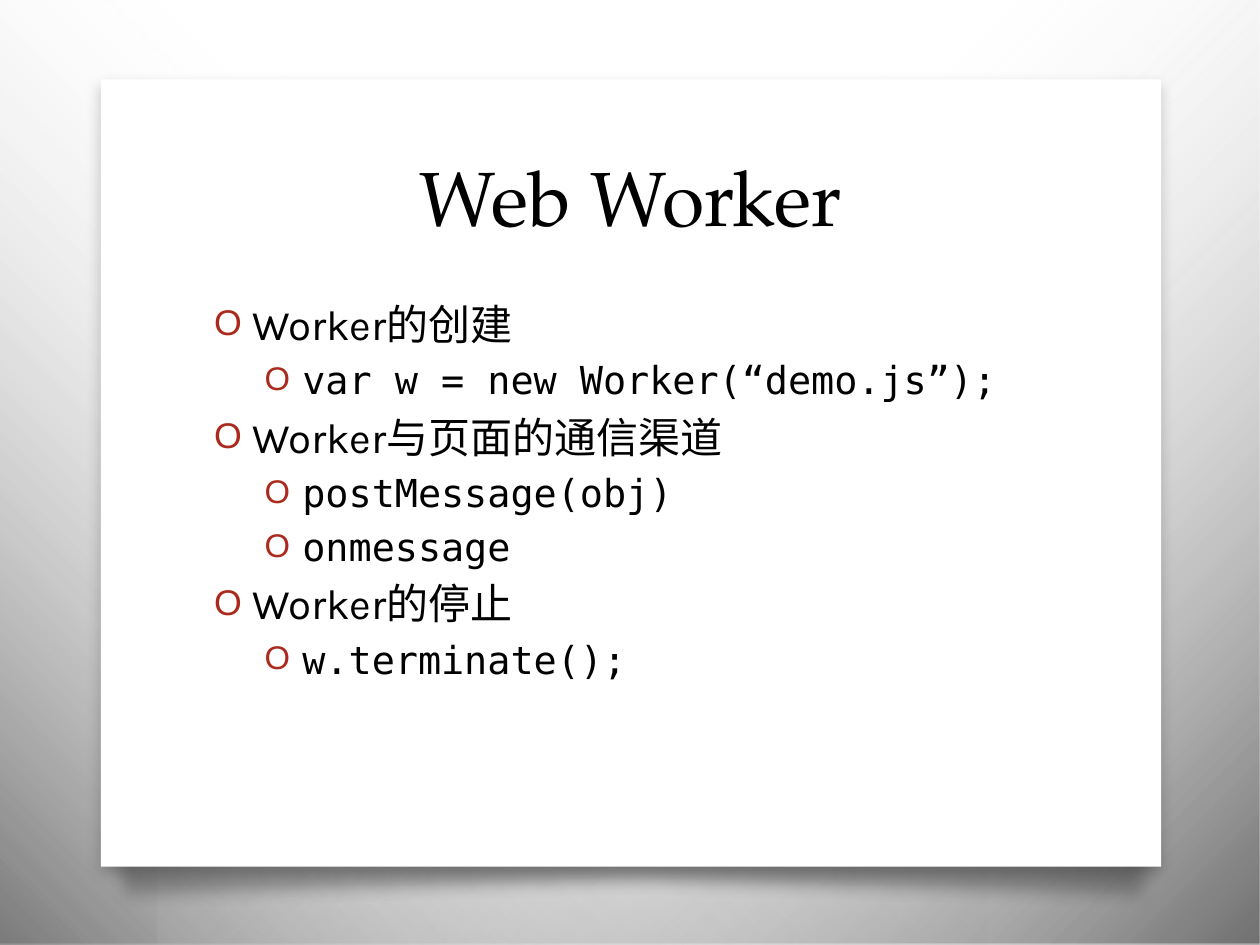
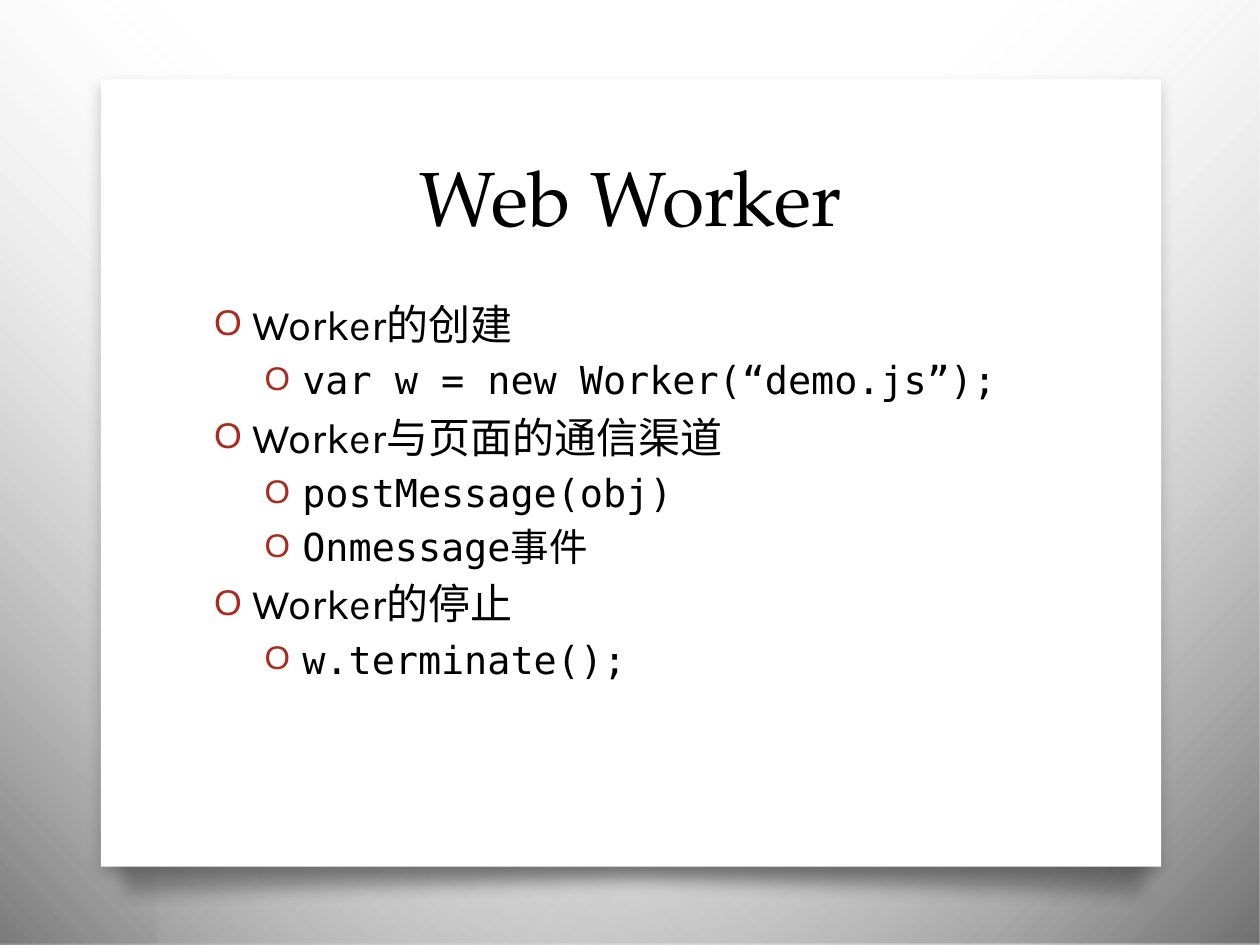
Before and after one commit to Hawkeyes0/HTML5-Test, a slide deck: slide 35 of Tour/Web前端设计H5.pptx. Drawn at 1260x945 pixels with LibreOffice and Linux fonts; fonts in the diff are those of the drawing; background and template pictures are left out. Boxes give left, top, right and bottom in pixels: in the first picture for what was removed or moved away, otherwise in the second. Text is boxed around its words. In the diff, an @@ line names an element or a change of style, - is before the commit and + after.

```diff
--- a/Tour/Web前端设计H5.pptx
+++ b/Tour/Web前端设计H5.pptx
@@ text at bbox=[302, 530, 587, 570]: text changed @@
-  O onmessage
+  O Onmessage事件
```
Also in this commit, not shown: 8 other slides changed, 3 other files.
